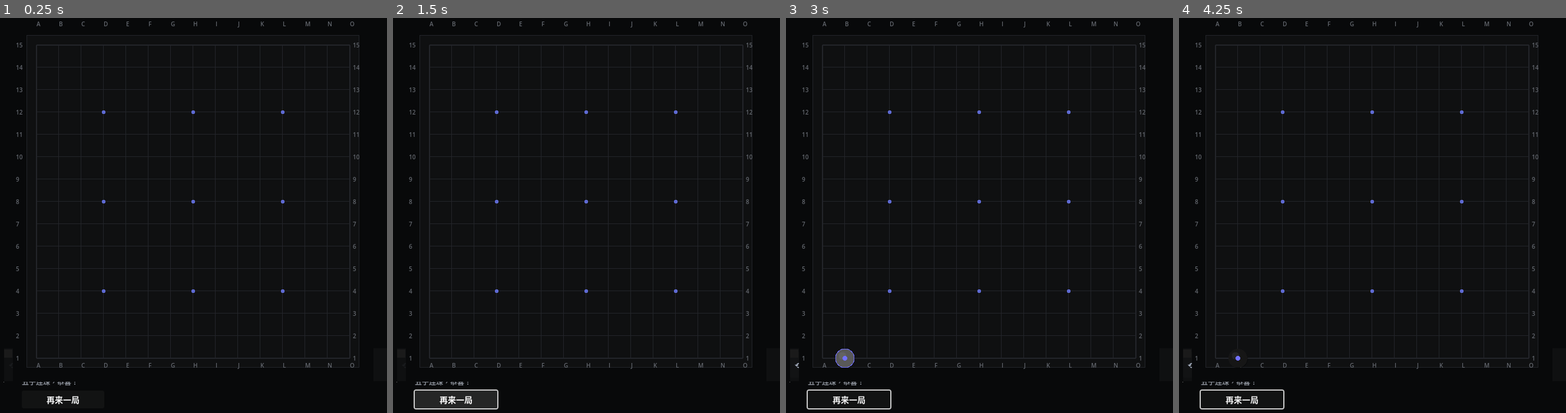
Above: before the commit, frames 1-4 (left to right).
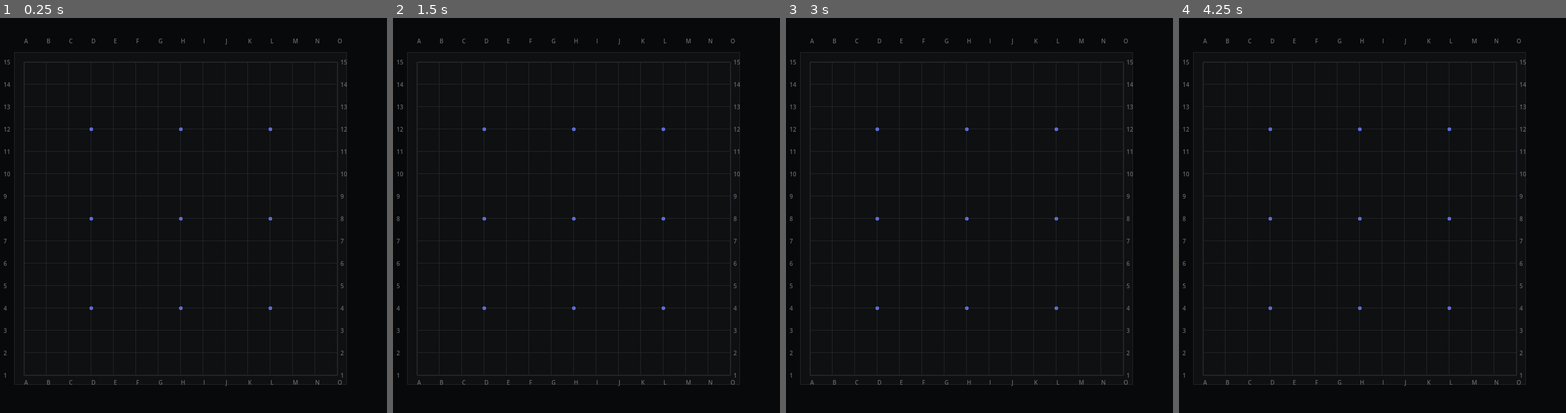
Above: after the commit, the same moments.

Repository: 2640735332/gomoku
Game: Godot game, scene res://Scenes/main.tscn
The game is run twice, just before and just after one commit, with the same random seed, the same clock (stepped at 60 frames per second) and the same inputs.
Inputs (mouse positions are in pixels of both pictures, inside the frame that each line leads up to):
- Up to frame 1 (0.25 s): no input
- Up to frame 2 (1.5 s): click (454, 401) at 0.5 s, where only the run before the commit has a clickable "再来一局"; click (454, 401) at 1.25 s, where only the run before the commit has a clickable "再来一局"
- Up to frame 3 (3 s): click (847, 401) at 2 s, where only the run before the commit has a clickable "再来一局"; click (844, 365) at 2.75 s, where only the run before the commit has a clickable "⟳ 重置"
- Up to frame 4 (4.25 s): click (1198, 365) at 3.5 s, where only the run before the commit has a clickable "⟲ 悔棋"

The runs differ from the first frame. In frame 1, 9.8% of the frame differs, in the area x 0-93%, y 0-98%; in frame 2, 11%, in the area x 0-93%, y 0-100%; in frame 3, 10%; in frame 4, 9.9%.

Commit message:
fix: fullscreen layout — Content fills screen, Board+UI centered with anchors

Diff:
--- a/Scenes/main.tscn
+++ b/Scenes/main.tscn
@@ -24,26 +24,34 @@
 
 [node name="Content" type="Control" parent="."]
 layout_mode = 1
+anchors_preset = 15
+anchor_right = 1.0
+anchor_bottom = 1.0
+offset_right = 0.0
+offset_bottom = 0.0
+mouse_filter = 2
+
+[node name="GameUI" parent="Content" instance=ExtResource("2_hjol7")]
+unique_name_in_owner = true
+layout_mode = 1
+anchors_preset = 10
+anchor_left = 0.5
+anchor_right = 0.5
+anchor_bottom = 1.0
+offset_left = -350.0
+offset_right = 350.0
+offset_bottom = 0.0
+offset_top = -130.0
+
+[node name="GameBoard" parent="Content" instance=ExtResource("3_8y41h")]
+unique_name_in_owner = true
+layout_mode = 1
 anchors_preset = 8
 anchor_left = 0.5
 anchor_top = 0.5
 anchor_right = 0.5
 anchor_bottom = 0.5
 offset_left = -300.0
-offset_top = -350.0
+offset_top = -300.0
 offset_right = 300.0
-offset_bottom = 350.0
-mouse_filter = 2
-
-[node name="GameUI" parent="Content" instance=ExtResource("2_hjol7")]
-unique_name_in_owner = true
-layout_mode = 0
-offset_top = 570.0
-
-[node name="GameBoard" parent="Content" instance=ExtResource("3_8y41h")]
-unique_name_in_owner = true
-layout_mode = 0
-offset_left = 15.0
-offset_top = 15.0
-offset_right = 585.0
-offset_bottom = 555.0
+offset_bottom = 300.0
